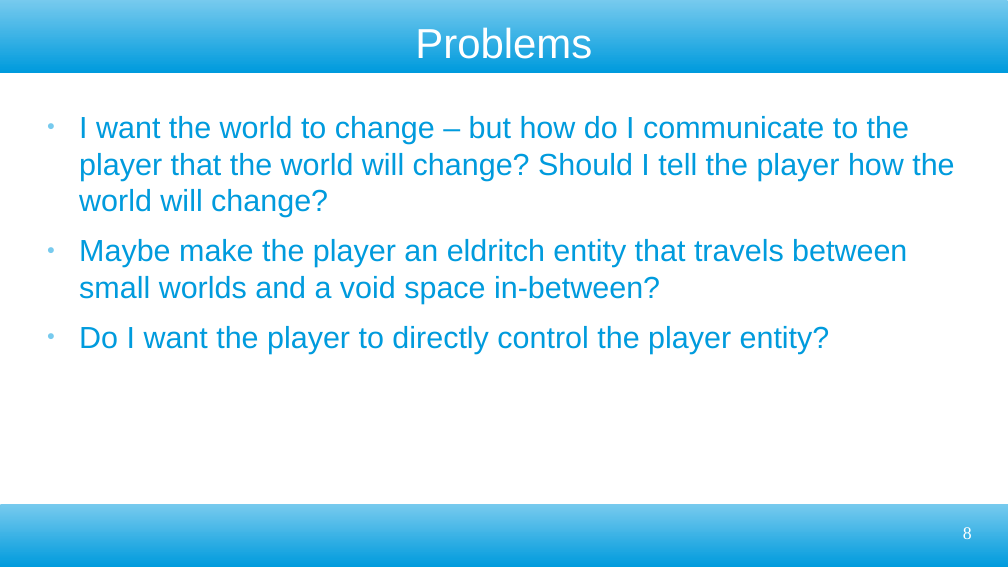
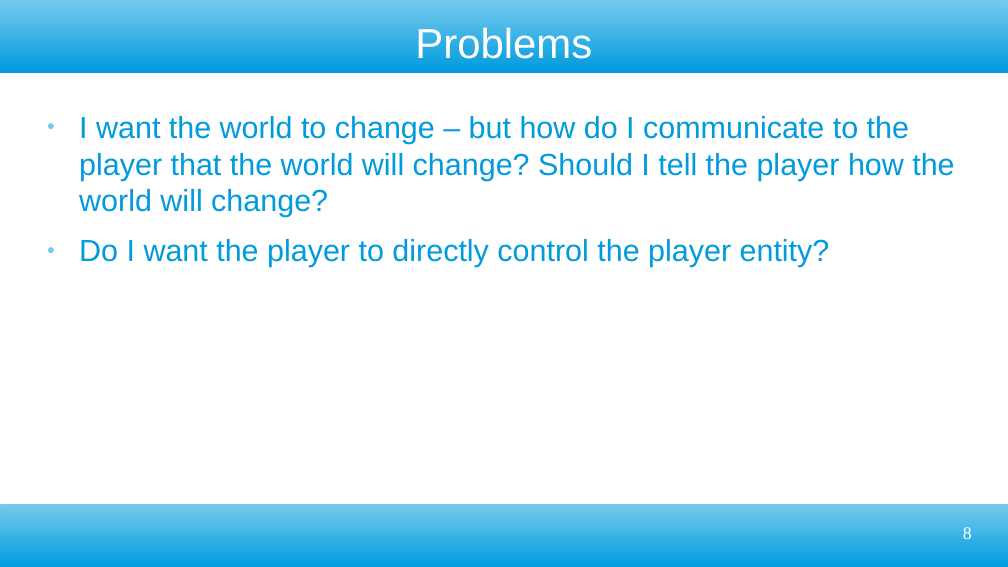
Before and after one commit to ktosox/GWJ77-Metamorphosis, a slide deck: slide 8 of GDD.odp. Drawn at 1008x567 pixels with LibreOffice and Linux fonts; fonts in the diff are those of the drawing. Boxes give left, top, right and bottom in pixels: in the first picture for what was removed or moved away, otherwise in the second. Text is boxed around its words. In the diff, an @@ line names an element or a change of style, - is before the commit and + after.

Commit message:
more ground work on th enew player controller and player buidling

```diff
--- a/GDD.odp
+++ b/GDD.odp
@@ text at [79, 239, 907, 304]: paragraph removed @@
-● Maybe make the player an eldritch entity that travels between small worlds and a void space in-between?
```
Also in this commit, not shown: 3 other slides changed, 8 other files.
